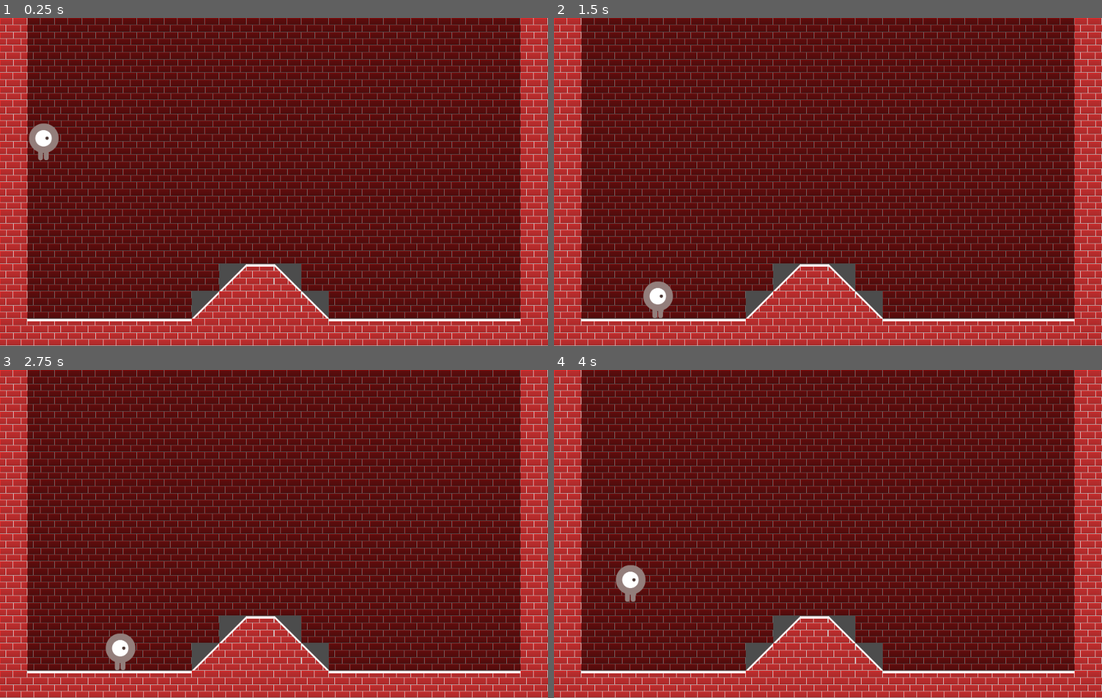
Above: before the commit, frames 1-4 (two rows, left to right).
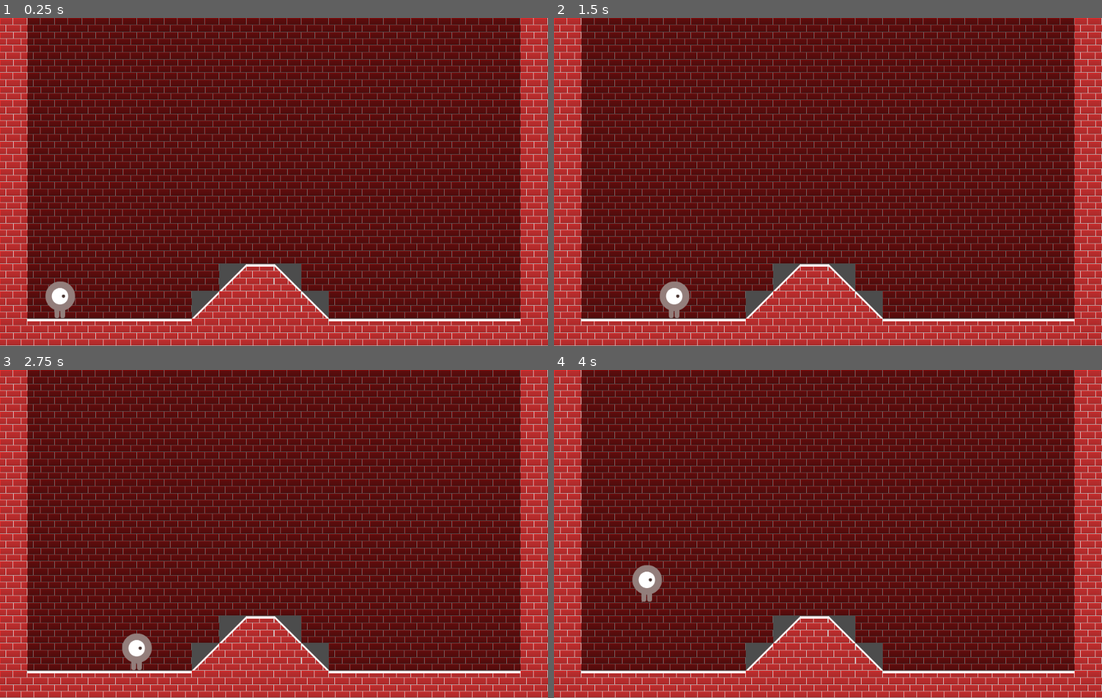
Above: after the commit, the same moments.

Repository: Ruefa/godot_test
Game: Godot game, scene res://Main.tscn
The game is run twice, just before and just after one commit, with the same random seed, the same clock (stepped at 60 frames per second) and the same inputs.
Inputs:
- Up to frame 1 (0.25 s): no input
- Up to frame 2 (1.5 s): hold Right (ui_right) 0.53-1.28 s; hold Left (ui_left) from 1.28 s (still down)
- Up to frame 3 (2.75 s): release Left (ui_left) at 2.03 s; hold Right (ui_right) from 2.03 s (still down)
- Up to frame 4 (4 s): release Right (ui_right) at 2.78 s; hold Up (ui_up) 2.78-3.53 s; hold Left (ui_left) from 3.53 s (still down)

The runs differ from the first frame. In frame 1, 0.9% of the frame differs, in the area x 5-14%, y 32-92%; in frame 2, 0.7%; in frame 3, 0.7%; in frame 4, 0.7%.

Commit message:
moved player position to start on the floor

Diff:
--- a/Side Scroll/Main.tscn
+++ b/Side Scroll/Main.tscn
@@ -6,7 +6,7 @@
 [node name="Main" type="Node"]
 
 [node name="Player" parent="." instance=ExtResource( 1 )]
-position = Vector2( 80, 210 )
+position = Vector2( 110, 520 )
 z_index = 1
 
 [node name="Map1" parent="." instance=ExtResource( 2 )]
